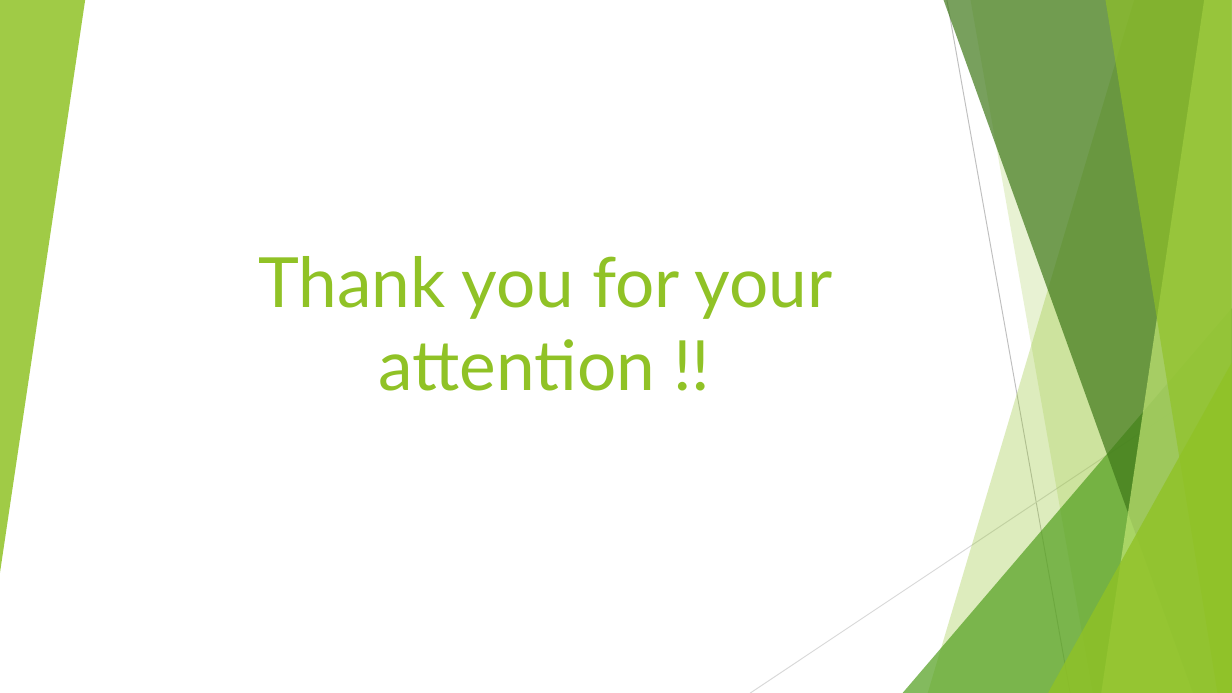
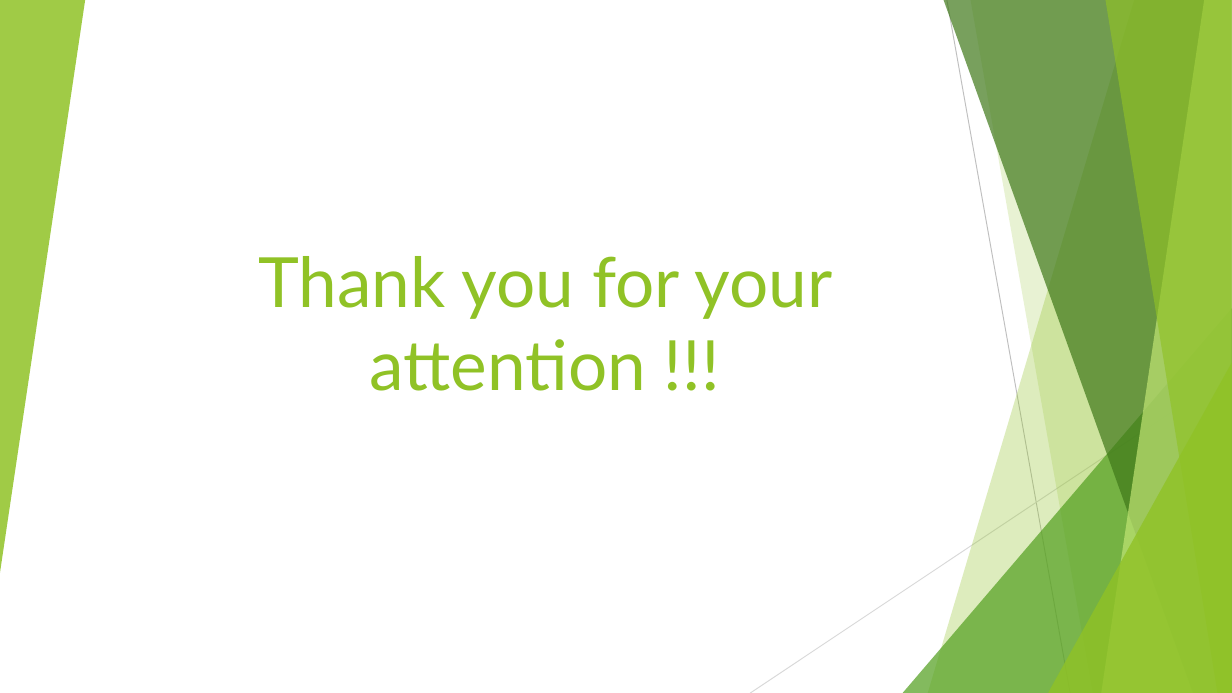
Before and after one commit to yannhub/FlyingBananas, a slide deck: slide 6 of presentation/Banana.pptx. Drawn at 1232x693 pixels with LibreOffice and Linux fonts; fonts in the diff are those of the drawing. Boxes give left, top, right and bottom in pixels: in the first picture for what was removed or moved away, otherwise in the second. Text is boxed around its words. In the diff, an @@ line names an element or a change of style, - is before the commit and + after.

```diff
--- a/presentation/Banana.pptx
+++ b/presentation/Banana.pptx
@@ title at [258,256,832,391]: text changed @@
-Thank you for your attention !!
+Thank you for your attention !!!
```
Also in this commit, not shown: 1 other slide changed, 4 other files.
